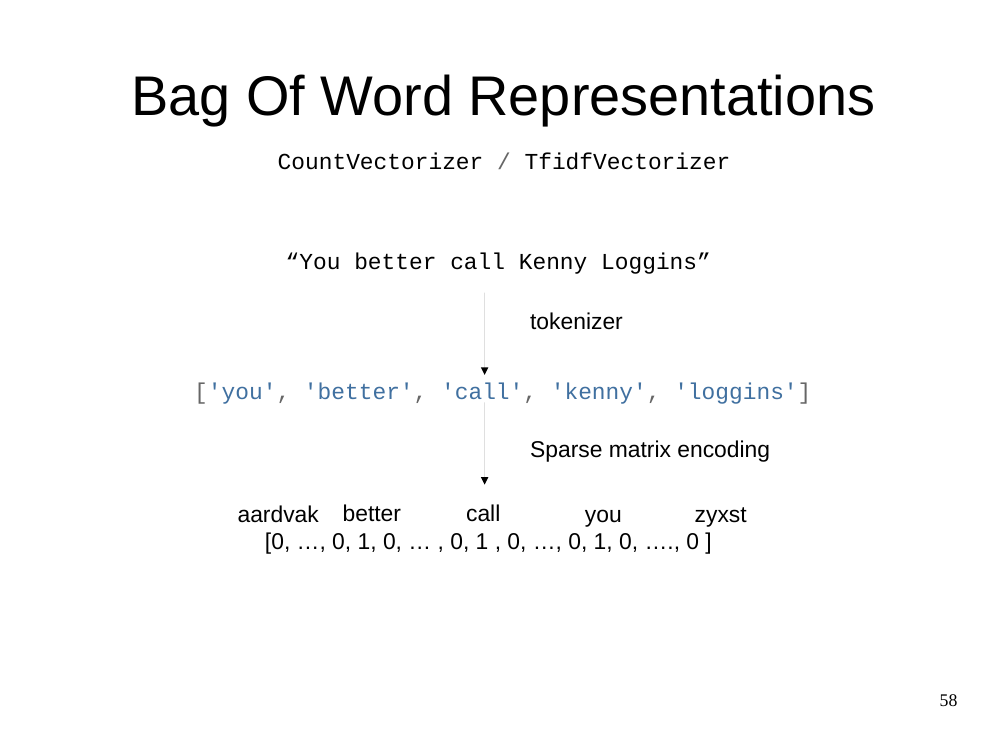
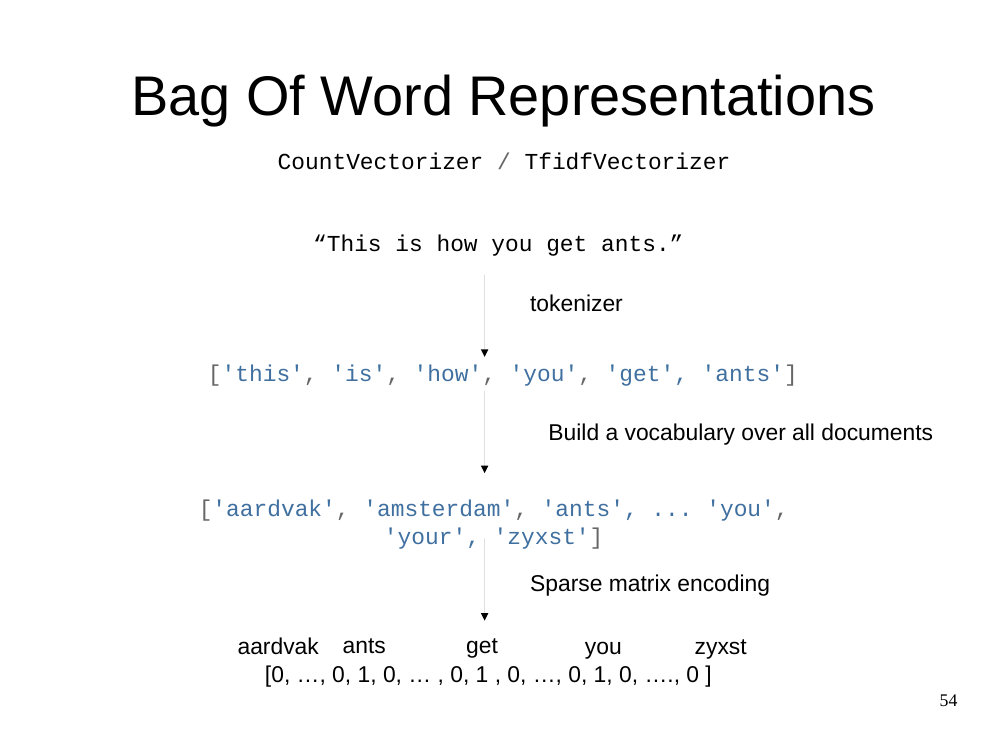
Before and after one commit to amueller/odscon-2015, a slide deck: slide 54 of machine-learning-with-scikit-learn-odscon.odp (slide 58 before the commit). Drawn at 1008x756 pixels with LibreOffice and Linux fonts; fonts in the diff are those of the drawing. Boxes give left, top, right and bottom in pixels: in the first picture for what was removed or moved away, otherwise in the second. Text is boxed around its words. In the diff, an @@ line names an element or a change of style, - is before the commit and + after.

```diff
--- a/machine-learning-with-scikit-learn-odscon.odp
+++ b/machine-learning-with-scikit-learn-odscon.odp
@@ text added at bbox=[313, 235, 683, 256], 18 pt, text #000000 @@
+“This is how you get ants.”
@@ text removed at bbox=[286, 253, 711, 274] @@
-“You better call Kenny Loggins”
@@ arrow moved from (485, 293) - (485, 375) to (485, 274) - (485, 357) @@
@@ text "tokenizer": place and size @@
-text "tokenizer" at bbox=[530, 312, 623, 330]
+text "tokenizer" at bbox=[530, 294, 623, 312]
@@ text removed at bbox=[194, 382, 811, 404] @@
-['you', 'better', 'call', 'kenny', 'loggins']
@@ text added at bbox=[208, 364, 798, 386], 18 pt, text #4070A0 @@
+['this', 'is', 'how', 'you', 'get', 'ants']
@@ arrow moved from (485, 402) - (485, 485) to (485, 391) - (485, 473) @@
@@ text added at bbox=[548, 423, 933, 445], 18 pt, text #000000 @@
+Build a vocabulary over all documents
@@ text added at bbox=[199, 500, 788, 549], 18 pt, text #4070A0 @@
+['aardvak', 'amsterdam', 'ants', ... 'you', 'your', 'zyxst']
@@ text removed at bbox=[343, 504, 401, 522] @@
-better
@@ text removed at bbox=[466, 504, 500, 522] @@
-call
@@ arrow added from (485, 539) to (485, 621), #000000 0 pt @@
@@ text "Sparse matrix encoding": place and size @@
-text "Sparse matrix encoding" at bbox=[530, 440, 770, 462]
+text "Sparse matrix encoding" at bbox=[530, 574, 770, 596]
@@ 3 texts: place and size @@
-3 texts at bbox=[238, 505, 747, 527]
+3 texts at bbox=[238, 637, 747, 659]
@@ text "[0, …, 0, 1, 0, ...": place and size @@
-text "[0, …, 0, 1, 0, ..." at bbox=[265, 532, 699, 554]
+text "[0, …, 0, 1, 0, ..." at bbox=[265, 665, 699, 687]
@@ text added at bbox=[343, 638, 386, 654], 18 pt, text #000000 @@
+ants
@@ text added at bbox=[466, 638, 498, 658], 18 pt, text #000000 @@
+get
@@ page number at bbox=[940, 694, 958, 706]: text changed @@
-58
+54
```
Also in this commit, not shown: 5 other slides changed, 1 slide added, 4 slides removed.
